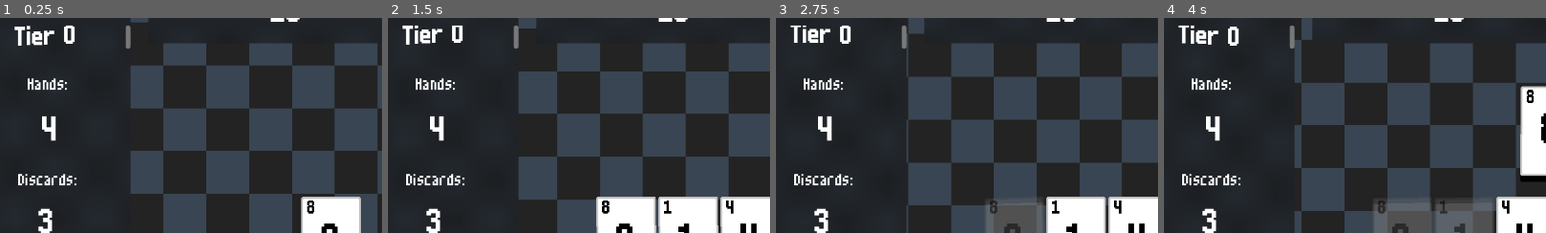
Above: before the commit, frames 1-4 (left to right).
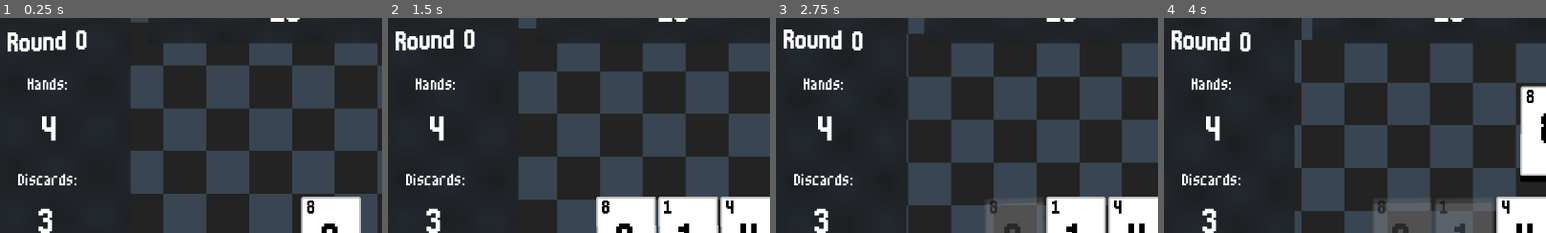
Above: after the commit, the same moments.

Repository: hd2802/stack-demon
Game: Godot game, scene res://_Scenes/LevelRunner/level_runner.tscn
Two runs of this game, one before a commit and one after it. Both use one fixed random seed, a clock stepped at 60 frames per second and the inputs below.
Inputs (mouse positions are % of the whole screen's width and height, from its top left):
- Up to frame 1 (0.25 s): no input
- Up to frame 2 (1.5 s): click "PLAY" at 0.5 s; click "PLAY" at 1.25 s
- Up to frame 3 (2.75 s): click (38, 71) at 2 s
- Up to frame 4 (4 s): click (38, 71) at 2.77 s; click (46, 71) at 3.52 s
The pictures show only the part of the screen within x 7-57%, y 19-69%; the shares and areas given below are measured in that part.

The runs differ from the first frame. In frame 1, 1.6% of the frame differs, in the area x 2-35%, y 3-16%; in frame 2, 1.6%; in frame 3, 1.6%; in frame 4, 1.6%.

Commit message:
feat: change tier/level terminology

Diff:
--- a/_Scenes/Level/level.tscn
+++ b/_Scenes/Level/level.tscn
@@ -88,7 +88,7 @@
 offset_left = 30.0
 offset_top = 150.0
 offset_right = 305.0
-offset_bottom = 190.0
+offset_bottom = 211.0
 theme = ExtResource("10_ydtrd")
 theme_override_font_sizes/normal_font_size = 46
 bbcode_enabled = true
--- a/_Scenes/Shop/shop.tscn
+++ b/_Scenes/Shop/shop.tscn
@@ -62,9 +62,9 @@
 [node name="RichTextLabel" type="RichTextLabel" parent="."]
 layout_mode = 0
 offset_left = 4.0
-offset_top = 70.0
+offset_top = 62.0
 offset_right = 1282.0
-offset_bottom = 214.0
+offset_bottom = 206.0
 theme = ExtResource("5_o5jc3")
 theme_override_font_sizes/normal_font_size = 70
 bbcode_enabled = true
@@ -90,4 +90,11 @@
 theme_override_constants/separation = 16
 alignment = 1
 
+[node name="ModifierContainer" type="GridContainer" parent="."]
+layout_mode = 0
+offset_left = 715.0
+offset_top = 241.0
+offset_right = 1117.0
+offset_bottom = 472.0
+
 [connection signal="pressed" from="ContinueButton" to="." method="_on_continue_button_pressed"]
--- a/_Scripts/Level/Level/level.gd
+++ b/_Scripts/Level/Level/level.gd
@@ -38,7 +38,7 @@
 	title_node.text = "[wave amp=25 freq=1]Level " + str(data.level_number) + "[/wave]"
 
 	tier_title_node = self.get_node("LevelTierLabel")
-	tier_title_node.text = "[wave amp=25 freq=1]Tier " + str(data.tier) + "[/wave]"
+	tier_title_node.text = "[wave amp=25 freq=1]Round " + str(data.tier) + "[/wave]"
 
 	play_area = self.get_node("PlayArea")
 
--- a/_Scripts/Tutorial/tutorial.gd
+++ b/_Scripts/Tutorial/tutorial.gd
@@ -156,10 +156,10 @@
 		14:
 			self.get_node("LevelTierLabel").visible = true
 			tutorial_label.text = "Reaching the target completes
-			the TIER"
+			the ROUND"
 		15:
 			self.get_node("LevelTitleLabel").visible = true
-			tutorial_label.text = "There are three tiers in each level.
+			tutorial_label.text = "There are three rounds in each level.
 			Completing a level rewards you with
 			modifiersthat can help you reach your
 			target in further levels."
@@ -206,7 +206,7 @@
 
 	# Tier title initialisation
 	tier_title_node = self.get_node("LevelTierLabel")
-	tier_title_node.text = "[wave amp=25 freq=1]Tier " + str(data.tier) + "[/wave]"
+	tier_title_node.text = "[wave amp=25 freq=1]Round " + str(data.tier) + "[/wave]"
 
 	play_area = self.get_node("PlayArea")
 
